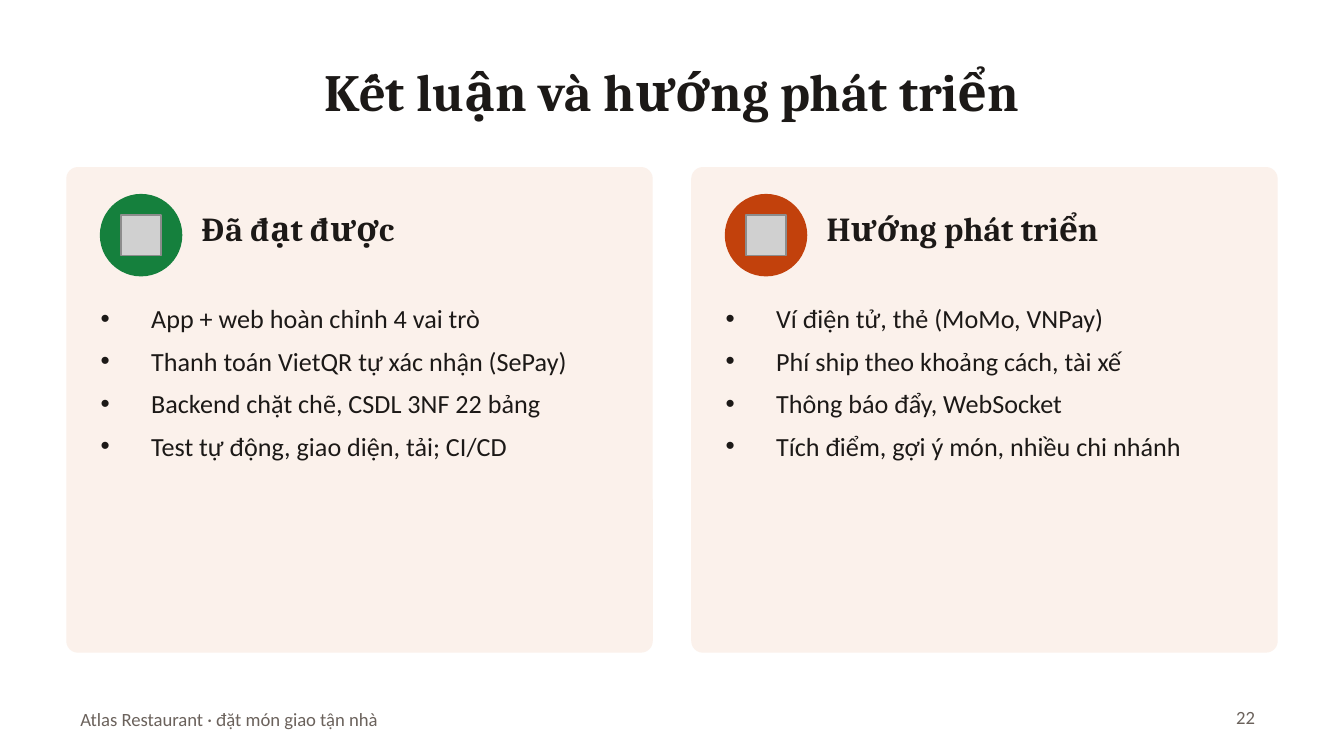
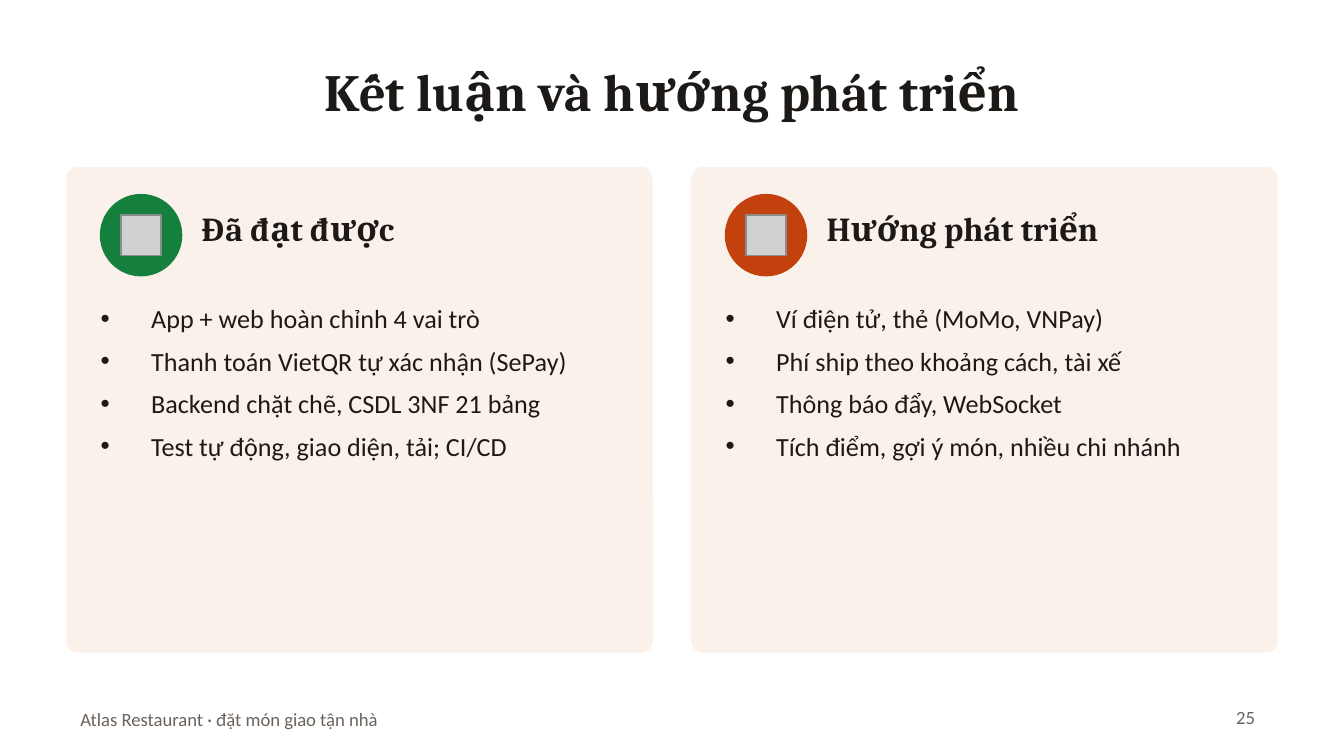
Before and after one commit to Anpham120/restaurant-ordering-mobile, a slide deck: slide 25 of docs/Slide_BTL_AtlasRestaurant.pptx (slide 22 before the commit). Drawn at 1344x756 pixels with LibreOffice and Linux fonts; fonts in the diff are those of the drawing; grey boxes stand for pictures. Boxes give left, top, right and bottom in pixels: in the first picture for what was removed or moved away, otherwise in the second. Text is boxed around its words. In the diff, an @@ line names an element or a change of style, - is before the commit and + after.

```diff
--- a/docs/Slide_BTL_AtlasRestaurant.pptx
+++ b/docs/Slide_BTL_AtlasRestaurant.pptx
@@ text at box(151, 395, 540, 418): text changed @@
-• Backend chặt chẽ, CSDL 3NF 22 bảng
+• Backend chặt chẽ, CSDL 3NF 21 bảng
@@ page number at box(1236, 712, 1255, 724): text changed @@
-22
+25
```
Also in this commit, not shown: 4 other slides changed, 3 slides added, 9 other files.
